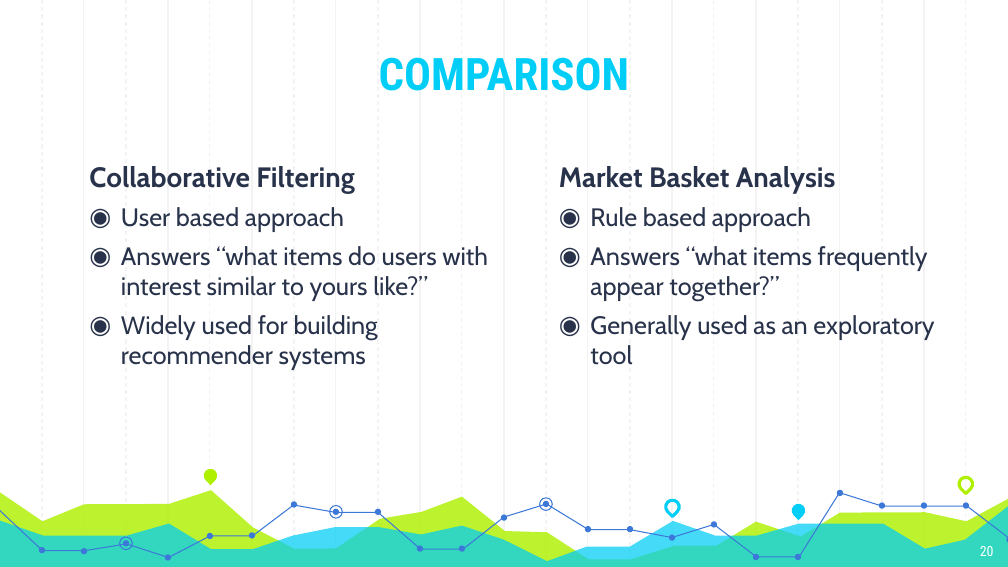
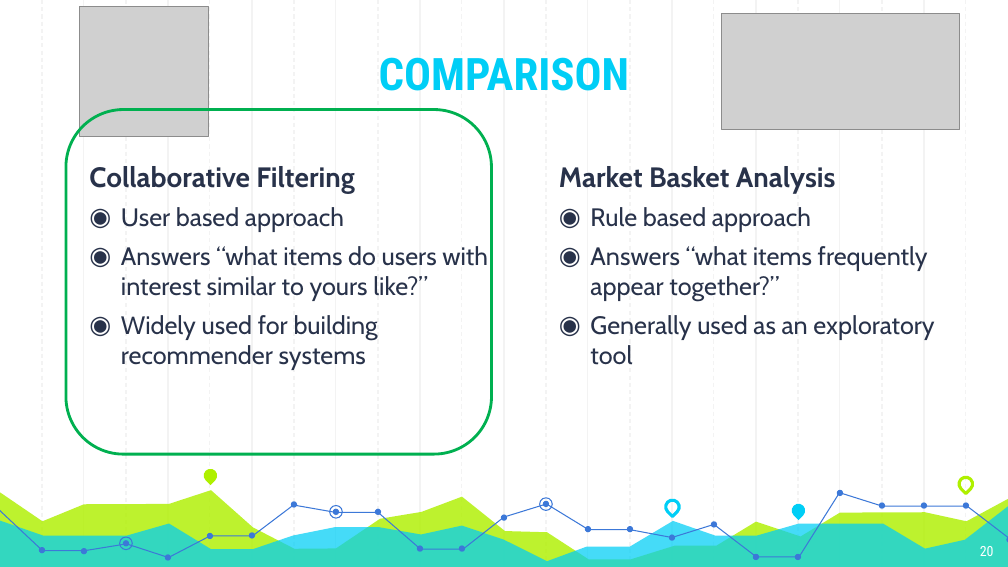
Before and after one commit to Andyayk/app, a slide deck: slide 20 of Graph Based Search.pptx. Drawn at 1008x567 pixels with LibreOffice and Linux fonts; fonts in the diff are those of the drawing; grey boxes stand for pictures. Boxes give left, top, right and bottom in pixels: in the first picture for what was removed or moved away, otherwise in the second. Text is boxed around its words. In the diff, an @@ line names an element or a change of style, - is before the commit and + after.

```diff
--- a/Graph Based Search.pptx
+++ b/Graph Based Search.pptx
@@ picture added at [80,6,210,136] @@
@@ picture added at [722,13,960,129] @@
@@ rounded rectangle added at [66,110,491,455], outline #00B050 2 pt @@
```
Also in this commit, not shown: 9 other slides changed, 1 slide added, 1 slide removed.
